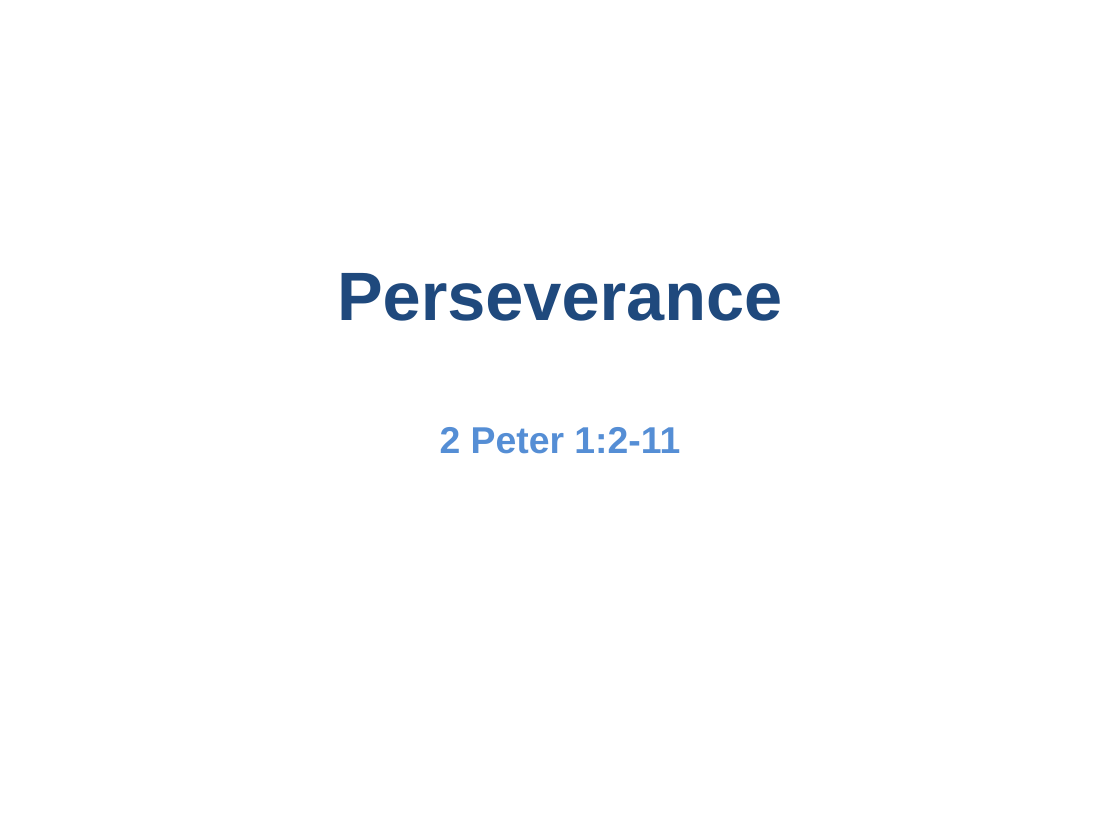
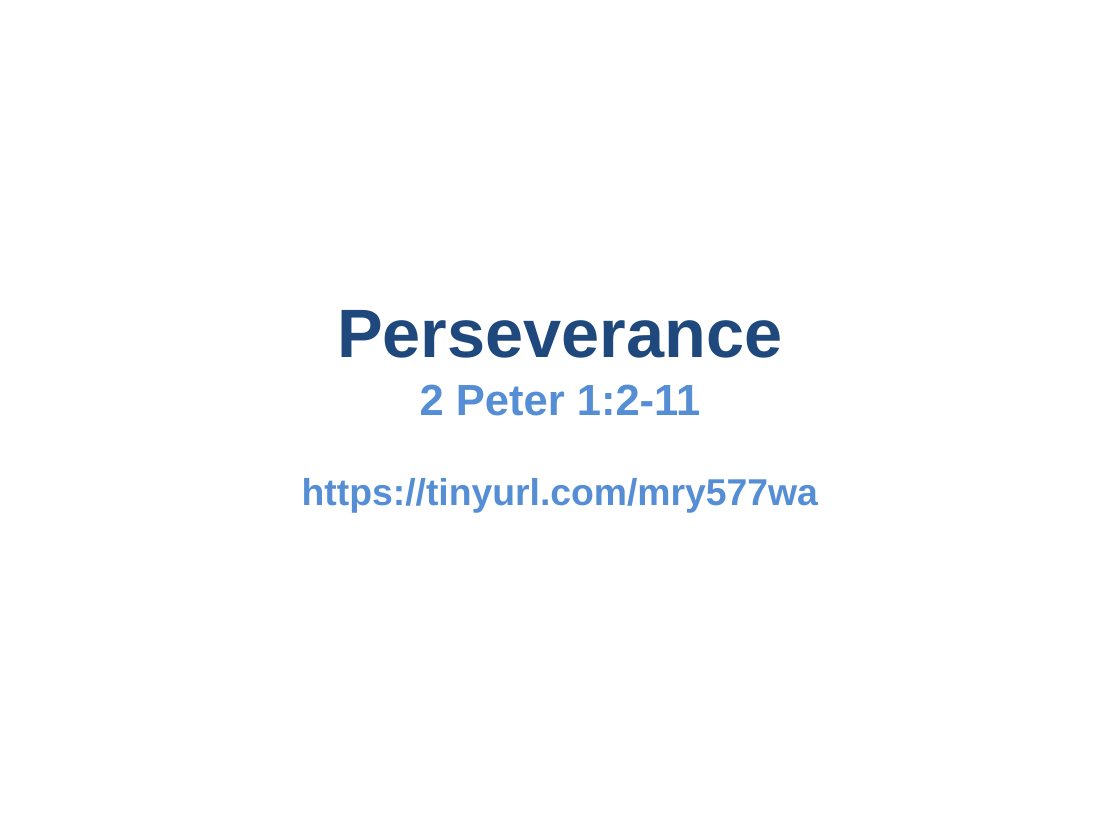
Before and after one commit to UsefulEngines/EvangelismPublic, a slide deck: slide 1 of 2024-07-03/Perseverance-July2024.pptx. Drawn at 1120x840 pixels with LibreOffice and Linux fonts; fonts in the diff are those of the drawing. Boxes give left, top, right and bottom in pixels: in the first picture for what was removed or moved away, otherwise in the second. Text is boxed around its words. In the diff, an @@ line names an element or a change of style, - is before the commit and + after.

```diff
--- a/2024-07-03/Perseverance-July2024.pptx
+++ b/2024-07-03/Perseverance-July2024.pptx
@@ text at (420, 384, 700, 416): size 24 to 28 pt in "2 Peter 1:2-11" @@
@@ text at (302, 478, 818, 513): paragraph added @@
+https://tinyurl.com/mry577wa
```
Also in this commit, not shown: 1 other file.
